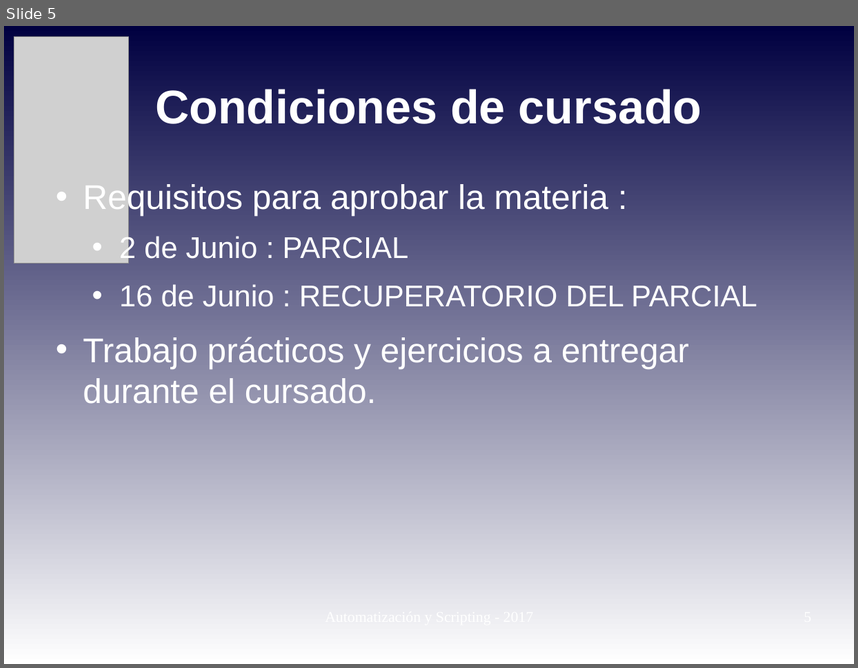
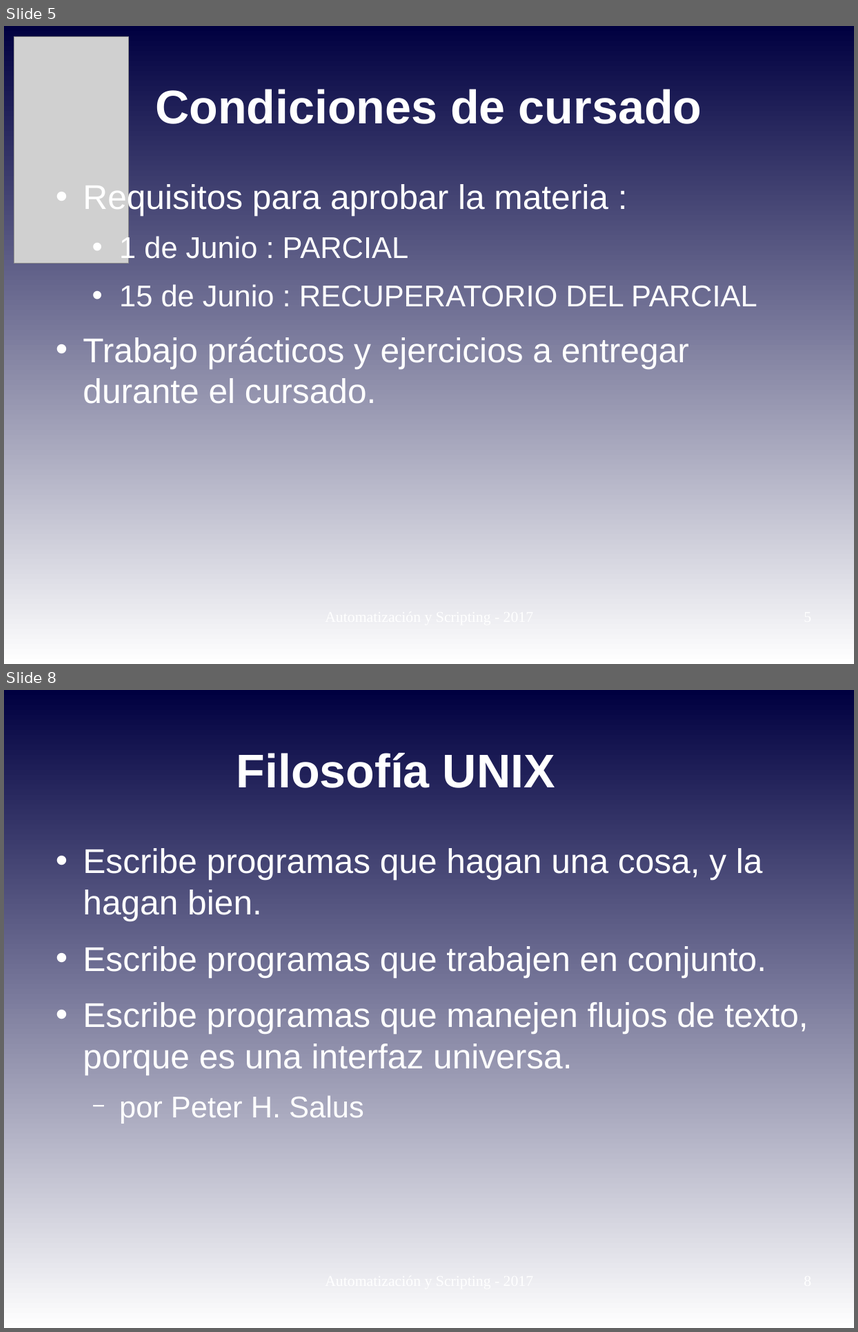
Before and after one commit to niniadcobre/-AutoyScripting, a slide deck: clases/AYS_clase01.odp. Shown one above the other, each under a label of ours: slide 5 before the commit, slides 5 and 8 after it; the slides between them are not shown. The pictures are 858x668 and 858x1332 pixels, drawn with LibreOffice and Linux fonts; fonts in the diff are those of the drawing; grey boxes stand for pictures. Boxes give left, top, right and bottom in pixels: in the first picture for what was removed or moved away, otherwise in the second. Text is boxed around its words. In the diff, an @@ line names an element or a change of style, - is before the commit and + after.

```diff
--- a/clases/AYS_clase01.odp
+++ b/clases/AYS_clase01.odp
@@ slide 8 added at [4,690,854,1328], background gradient #000040 to #FFFFFF @@
@@ title added at [237,753,555,788], 44 pt, text #FFFFFF, bold @@
+Filosofía UNIX
@@ text added at [83,848,808,1123], 32 pt, text #FFFFFF @@
+• Escribe programas que hagan una cosa, y la hagan bien.
+• Escribe programas que trabajen en conjunto.
+• Escribe programas que manejen flujos de texto, porque es una interfaz universa.
+  − por Peter H. Salus
@@ slide 5 changed as well @@
@@ text at [119,234,757,307]: text changed @@
-  • 2 de Junio : PARCIAL
-  • 16 de Junio : RECUPERATORIO DEL PARCIAL
+  • 1 de Junio : PARCIAL
+  • 15 de Junio : RECUPERATORIO DEL PARCIAL
```
Also in this commit, not shown: 5 other slides changed, 2 other slides added, 3 other files.
